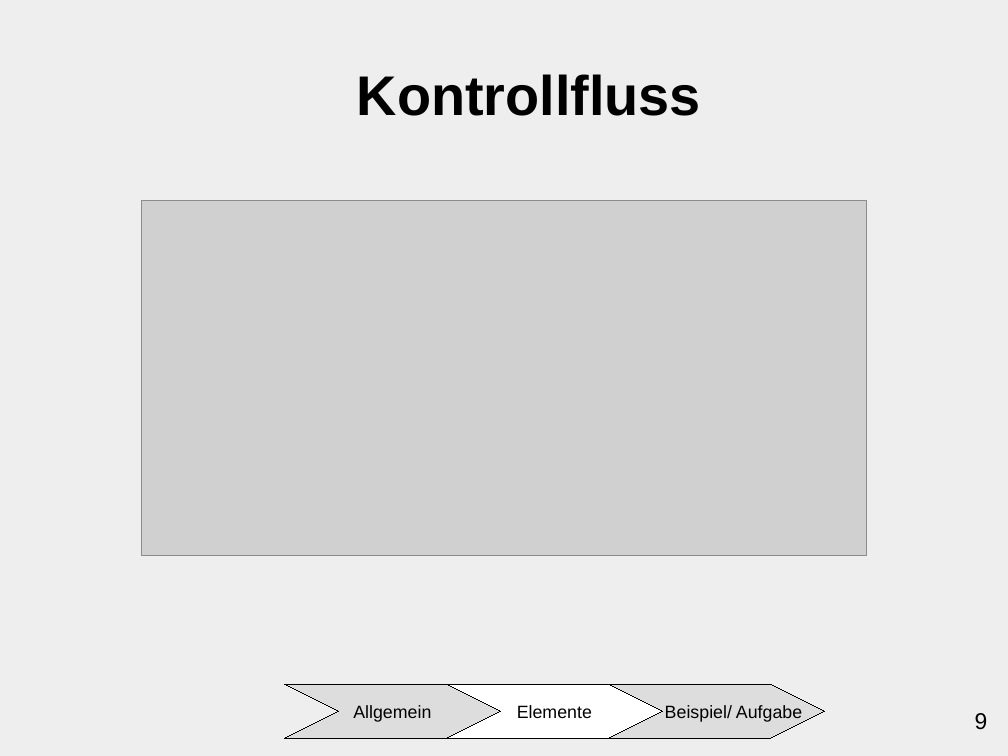
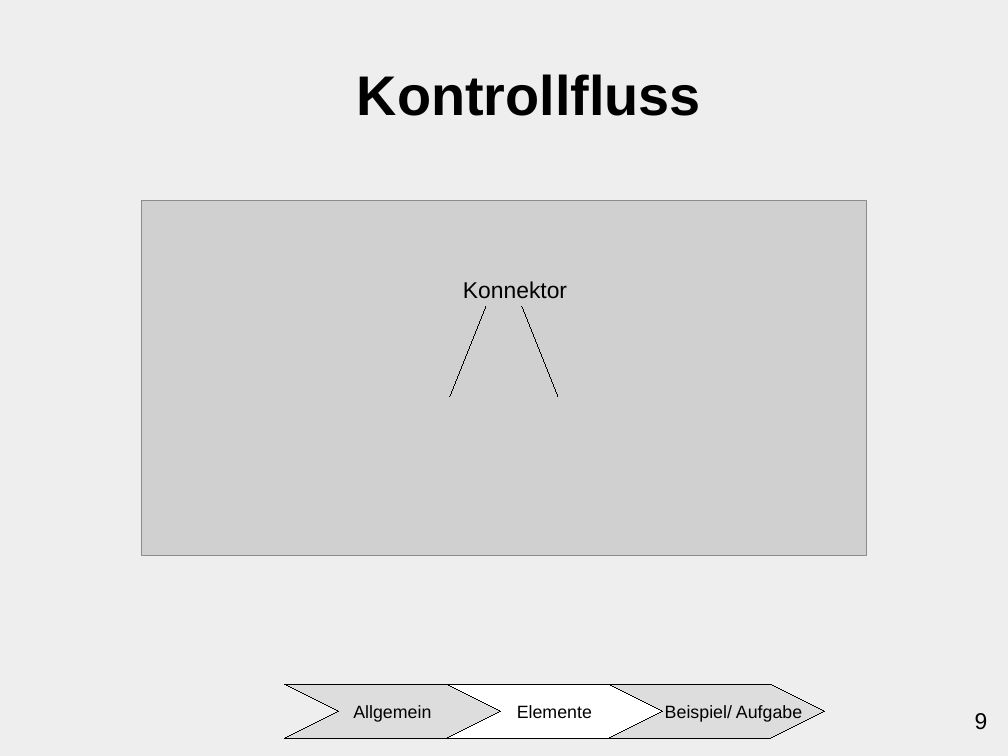
Before and after one commit to ChristianMarzianGithub/VortragAktivitaetsdiagramm, a slide deck: slide 9 of Präsentation Aktivitätsdiagramm/main/AktivitaetsdiagrammCM.odp. Drawn at 1008x756 pixels with LibreOffice and Linux fonts; fonts in the diff are those of the drawing; grey boxes stand for pictures. Boxes give left, top, right and bottom in pixels: in the first picture for what was removed or moved away, otherwise in the second. Text is boxed around its words. In the diff, an @@ line names an element or a change of style, - is before the commit and + after.

```diff
--- a/Präsentation Aktivitätsdiagramm/main/AktivitaetsdiagrammCM.odp
+++ b/Präsentation Aktivitätsdiagramm/main/AktivitaetsdiagrammCM.odp
@@ text added at [463,281,567,299], 18 pt, text #000000 @@
+Konnektor
@@ line added from (450, 396) to (486, 306), #000000 0 pt @@
@@ line added from (558, 396) to (522, 306), #000000 0 pt @@
```
Also in this commit, not shown: 16 other slides changed.
